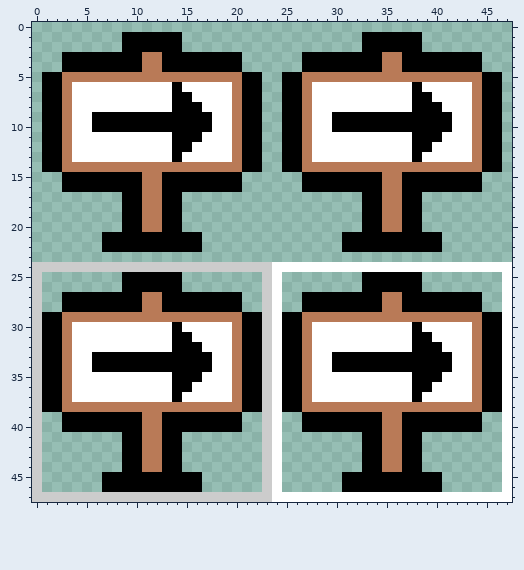
Two versions of one pixel-art sprite, campuswalk/images/right_btn.png. This is how it looked before the edit.
The file is 48x48 pixels.
After the commit:
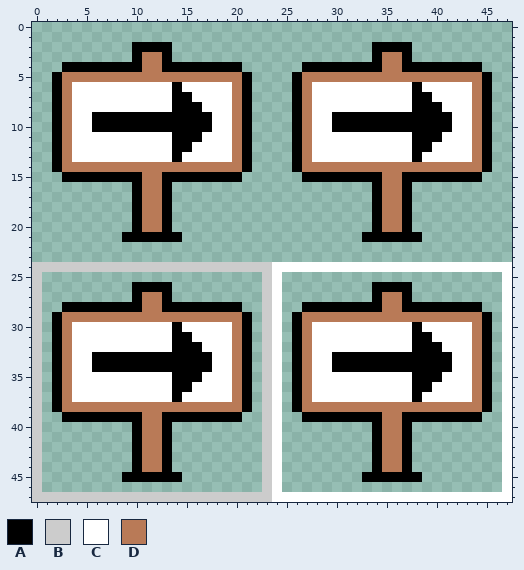
Palette (. is transparent): A #000000  B #cccccc  C #ffffff  D #b97a57
The edit:
y 1: x 9..14 AAAAAA -> ......; x 33..38 AAAAAA -> ......
y 2: x 9 A -> .; x 14 A -> .; x 33 A -> .; x 38 A -> .
y 3: x 3..9 AAAAAAA -> .......; x 14..20 AAAAAAA -> .......; x 27..33 AAAAAAA -> .......; x 38..44 AAAAAAA -> .......
y 5..14: x 1 A -> .; x 22 A -> .; x 25 A -> .; x 46 A -> .
y 16: x 3..9 AAAAAAA -> .......; x 14..20 AAAAAAA -> .......; x 27..33 AAAAAAA -> .......; x 38..44 AAAAAAA -> .......
y 17..20: x 9 A -> .; x 14 A -> .; x 33 A -> .; x 38 A -> .
y 21: x 7..8 AA -> ..; x 15..16 AA -> ..; x 31..32 AA -> ..; x 39..40 AA -> ..
y 22: x 7..16 AAAAAAAAAA -> ..........; x 31..40 AAAAAAAAAA -> ..........
y 25: x 9..14 AAAAAA -> ......; x 33..38 AAAAAA -> ......
y 26: x 9 A -> .; x 14 A -> .; x 33 A -> .; x 38 A -> .
y 27: x 3..9 AAAAAAA -> .......; x 14..20 AAAAAAA -> .......; x 27..33 AAAAAAA -> .......; x 38..44 AAAAAAA -> .......
y 29..38: x 1 A -> .; x 22 A -> .; x 25 A -> .; x 46 A -> .
y 40: x 3..9 AAAAAAA -> .......; x 14..20 AAAAAAA -> .......; x 27..33 AAAAAAA -> .......; x 38..44 AAAAAAA -> .......
y 41..44: x 9 A -> .; x 14 A -> .; x 33 A -> .; x 38 A -> .
y 45: x 7..8 AA -> ..; x 15..16 AA -> ..; x 31..32 AA -> ..; x 39..40 AA -> ..
y 46: x 7..16 AAAAAAAAAA -> ..........; x 31..40 AAAAAAAAAA -> ..........
Pixel boxes of the changes (left, top, right, bottom) in both pictures:
erased: (42, 32, 502, 492)
